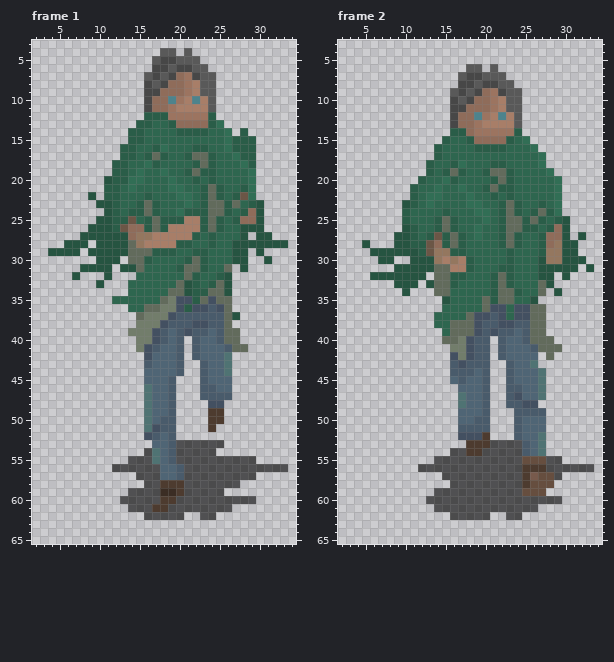
Pixel-art file, stored at Todo/Arte/Player/Running front.ase. This is how it looked before the edit.
40x75 pixels, 6 frames. Colours within 5 levels of each other are drawn and written as one. Shown: frame 1: x 2..34, y 3..65; frame 2: x 2..34, y 3..65. The commit also changed other frames, which this record leaves out.
The same view after the edit:
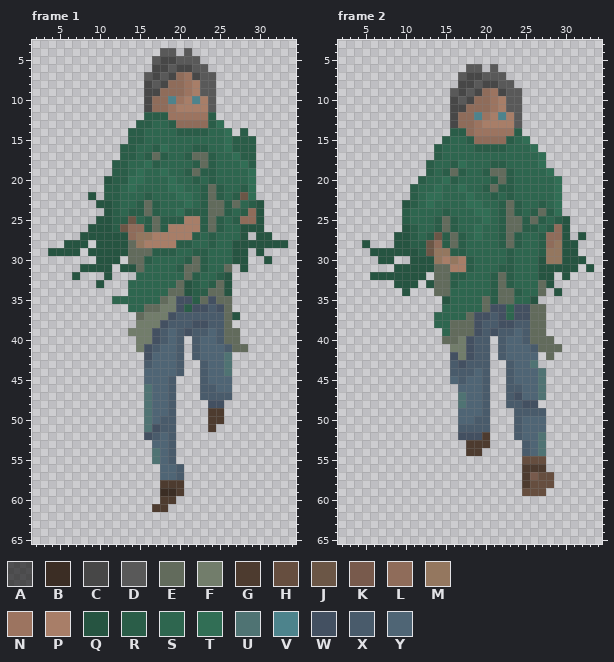
Palette (. is transparent): A #0000009b  B #3b2d24  C #474747  D #595959  E #626b5c  F #727d6b  G #4d3b2f  H #664e3f  J #6b5646  K #785a4c  L #8f6c5a  M #94775f  N #9c7460  P #a87e68  Q #265441  R #2a5d48  S #2e664f  T #316e55  U #4f7373  V #4d838c  W #435061  X #495b6b  Y #4f6575
The edit:
layer "sombra" now hidden
--- frame 1
@@ x 2..34 @@
 52 ..............WXYX...............
-53 ...............YYXAAAAAA.........
-54 ..............AUYXAAAAA..........
-55 ............AAAUYXAAAAAAAAAA.....
-56 ..........AAAAAAYYXAAAAAAAAAAAAA.
-57 .............AAAYYXAAAAAAAAA.....
-58 ..............AAGGGAAAAAAA.......
-59 ............AAAABBGAAAAA.........
-60 ...........AAAAAGGAAAAAAAAAA.....
-61 ............AAAGGAAAAAAAA........
-62 ..............AAAAA..AA..........
+53 ...............YYX...............
+54 ...............UYX...............
+55 ...............UYX...............
+56 ................YYX..............
+57 ................YYX..............
+58 ................GGG..............
+59 ................BBG..............
+60 ................GG...............
+61 ...............GG................
+62 .................................
 63 .................................
--- frame 2
@@ x 2..34 @@
 52 ...............WWWG...XYYU.......
-53 ................GGGAAAAXYU.......
-54 ..............AAGGAAAAAXYU.......
-55 ............AAAAAAAAAAAHHHAA.....
-56 ..........AAAAAAAAAAAAAGGGAAAAAA.
-57 .............AAAAAAAAAAGKHHA.....
-58 ..............AAAAAAAAAGHHH......
-59 ............AAAAAAAAAAAHHH.......
-60 ...........AAAAAAAAAAAAAAAAA.....
-61 ............AAAAAAAAAAAAA........
-62 ..............AAAAA..AA..........
+53 ................GGG....XYU.......
+54 ................GG.....XYU.......
+55 .......................HHH.......
+56 .......................GGG.......
+57 .......................GKHH......
+58 .......................GHHH......
+59 .......................HHH.......
+60 .................................
+61 .................................
+62 .................................
 63 .................................
Pixel boxes of the changes (left, top, right, bottom) in both pictures:
erased: (112, 440, 288, 520)
erased: (418, 440, 594, 520)
